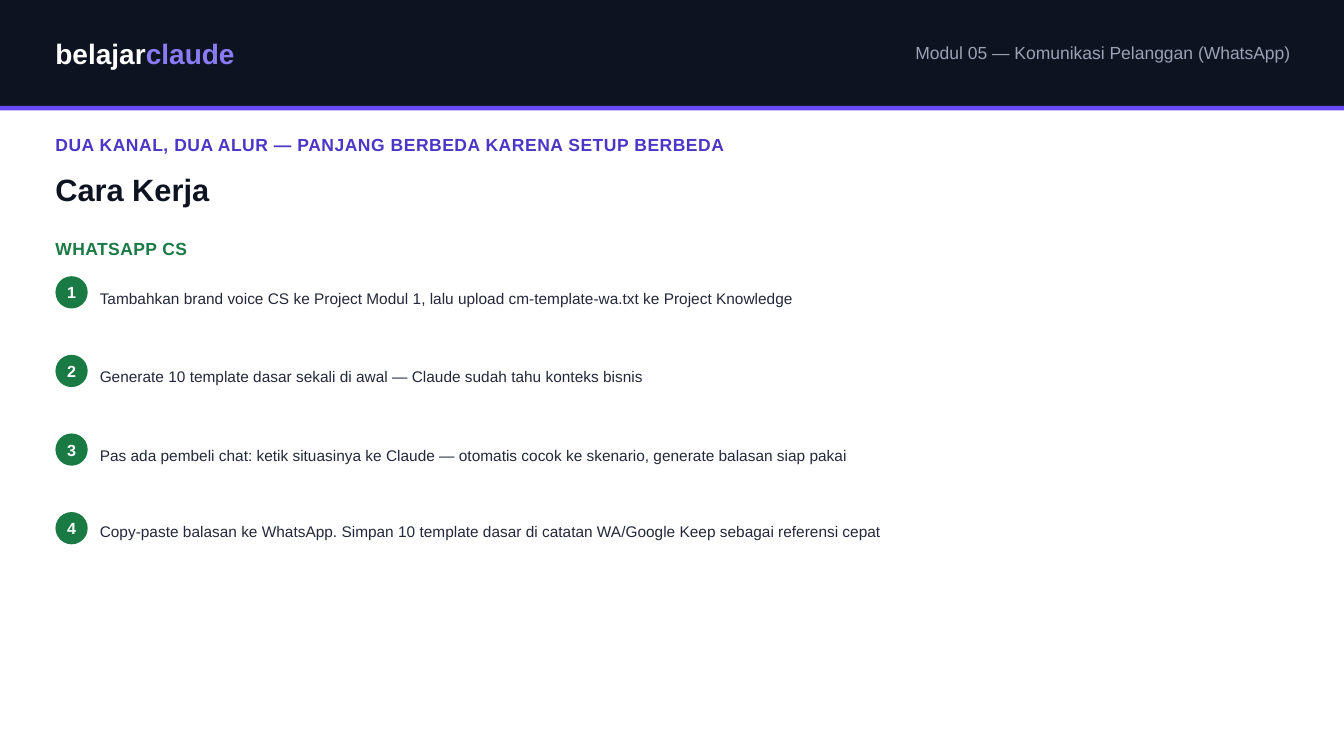
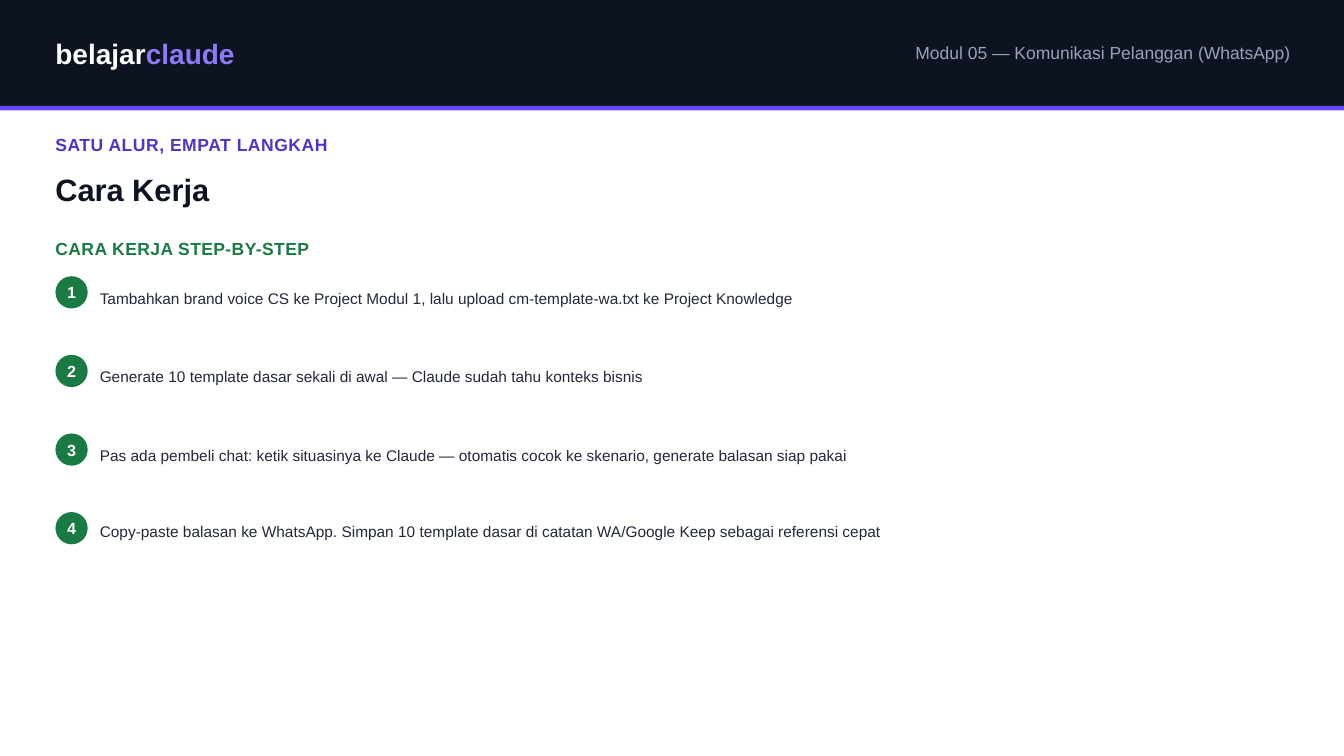
Before and after one commit to juliautomo/belajar-claude, a slide deck: slide 4 of Content-Marketing/M05-Komunikasi-Pelanggan/K3-M05-Komunikasi-Pelanggan.pptx (slide 5 before the commit). Drawn at 1344x756 pixels with LibreOffice and Linux fonts; fonts in the diff are those of the drawing. Boxes give left, top, right and bottom in pixels: in the first picture for what was removed or moved away, otherwise in the second. Text is boxed around its words. In the diff, an @@ line names an element or a change of style, - is before the commit and + after.

```diff
--- a/Content-Marketing/M05-Komunikasi-Pelanggan/K3-M05-Komunikasi-Pelanggan.pptx
+++ b/Content-Marketing/M05-Komunikasi-Pelanggan/K3-M05-Komunikasi-Pelanggan.pptx
@@ text at bbox=[55, 139, 328, 154]: text changed @@
-DUA KANAL, DUA ALUR — PANJANG BERBEDA KARENA SETUP BERBEDA
+SATU ALUR, EMPAT LANGKAH
@@ text at bbox=[55, 242, 309, 255]: text changed @@
-WHATSAPP CS
+CARA KERJA STEP-BY-STEP
```
Also in this commit, not shown: 2 other slides changed, 1 slide removed, 2 other files.
